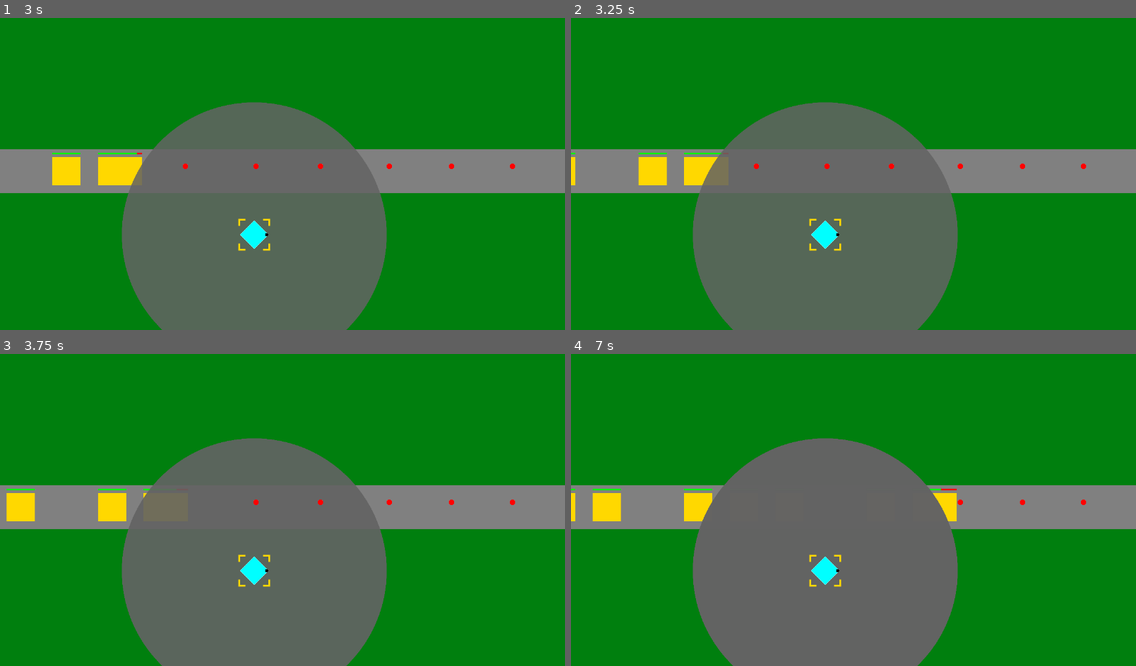
Above: before the commit, frames 1-4 (two rows, left to right).
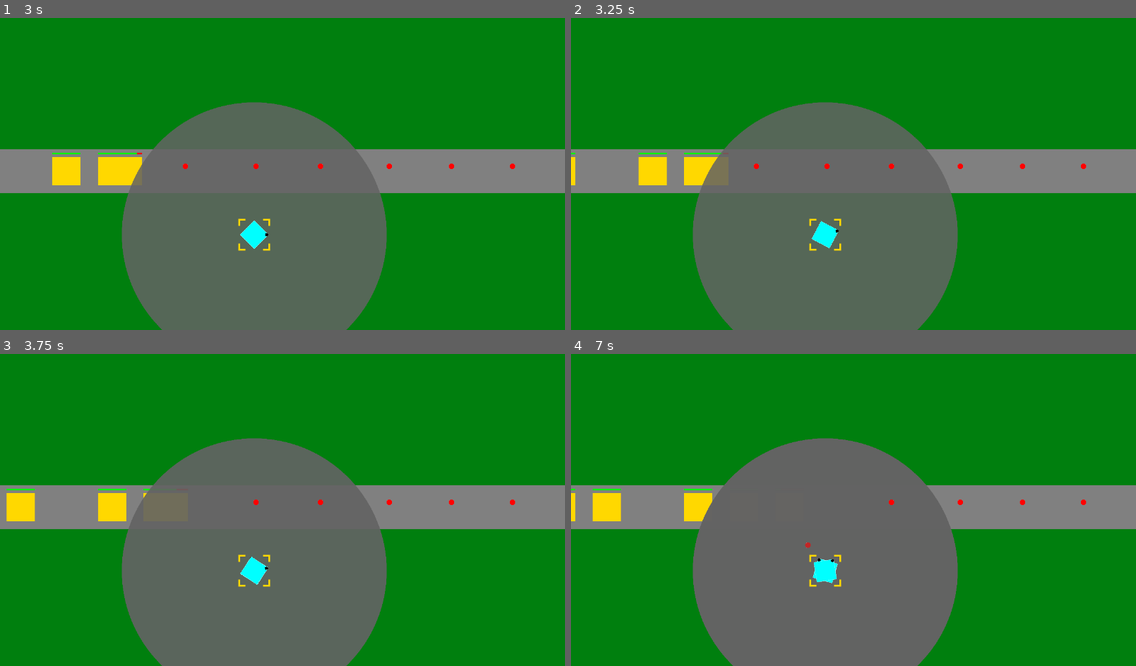
Above: after the commit, the same moments.

Repository: phrasmotica/godot-tower-defence
Game: Godot game, scene res://scenes/game.tscn
The game is run twice, just before and just after one commit, with the same random seed, the same clock (stepped at 60 frames per second) and the same inputs.
Inputs (mouse positions are in pixels of both pictures, inside the frame that each line leads up to):
- Up to frame 1 (3 s): tap Enter (ui_accept) at 0.5, 0.77, 1.52 s; move the mouse to (254, 233) at 0.52 s; tap 1 (tower_1) every 0.75 s from 0.6 to 2.85 s; click (254, 233) at 0.67 s; click (254, 233) at 1.42 s; click (254, 233) at 2.17 s; click (254, 233) at 2.92 s
- Up to frame 2 (3.25 s): tap Enter (ui_accept) at 3.02 s
- Up to frame 3 (3.75 s): tap 1 (tower_1) at 3.6 s; click (254, 569) at 3.67 s
- Up to frame 4 (7 s): tap Enter (ui_accept) at 3.77, 4.52, 6.02, 6.77 s; tap 1 (tower_1) every 0.75 s from 4.35 to 6.6 s; click (825, 569) at 4.42 s; click (825, 569) at 5.17 s; click (825, 569) at 5.92 s; click (825, 569) at 6.67 s

Frame 1 is identical in both runs. In frame 2, less than 0.1% of the frame differs, in the area x 42-48%, y 64-74%; in frame 3, less than 0.1%; in frame 4, 0.4%, in the area x 41-69%, y 43-74%.
Error before the commit: Invalid access to property or key 'enemies' on a base object of type 'null instance'. (res://scripts/tower_level_manager.gd:24)

Commit message:
Fix issue with placed tower not being aware of the path node, i.e. the parent of all the enemies

Diff:
--- a/scripts/tower.gd
+++ b/scripts/tower.gd
@@ -2,12 +2,12 @@
 
 enum TowerMode { PLACING, FIRING }
 
-@onready var path: Path = %PathWaypoints
 
 @onready var range_node = $Range
 @onready var selection_node = $Selection
 @onready var levels_node = $Levels
 
+var path: Path
 var tower_mode = TowerMode.PLACING
 var is_selected = false
 
@@ -29,7 +29,7 @@
 		if Input.is_action_just_pressed("ui_text_delete"):
 			sell()
 
-		levels_node.scan(delta)
+		scan(delta)
 
 func is_placing():
 	return tower_mode == TowerMode.PLACING
@@ -38,10 +38,30 @@
 	tower_mode = TowerMode.PLACING
 
 func set_firing():
-	# TODO: self.path is null here. We need a better way of passing it down,
-	# or perhaps this isn't the approach we should take at all...
-	levels_node.path = self.path
 	tower_mode = TowerMode.FIRING
+
+func scan(delta):
+	var near_enemy = get_near_enemy()
+	if near_enemy:
+		levels_node.point_towards_enemy(near_enemy, delta)
+
+func get_near_enemy():
+	var enemies = path.enemies
+	if enemies.size() <= 0:
+		return null
+
+	if enemies[0] == null or enemies[0].is_queued_for_deletion():
+		return null
+
+	var distance_to_enemy = global_position.distance_to(enemies[0].global_position)
+	if distance_to_enemy > get_range_px():
+		return null
+
+	return enemies[0]
+
+func get_range_px():
+	# 1 range => 100px
+	return levels_node.get_current_level().stats.range * 100
 
 func select():
 	selection_node.show()
--- a/scripts/tower_level_manager.gd
+++ b/scripts/tower_level_manager.gd
@@ -1,13 +1,6 @@
 extends Node2D
 
-var path: Path
-
 @onready var firing_line: RayCast2D = $FiringLine
-
-func scan(delta):
-	var near_enemy = get_near_enemy()
-	if near_enemy:
-		point_towards_enemy(near_enemy, delta)
 
 func should_shoot():
 	return firing_line.is_colliding()
@@ -15,24 +8,6 @@
 func get_current_level() -> TowerLevel:
 	# firing line is child index 0, so skip it
 	return get_child(1)
-
-func get_range_px():
-	# 1 range => 100px
-	return get_current_level().stats.range * 100
-
-func get_near_enemy():
-	var enemies = path.enemies
-	if enemies.size() <= 0:
-		return null
-
-	if enemies[0] == null or enemies[0].is_queued_for_deletion():
-		return null
-
-	var distance_to_enemy = global_position.distance_to(enemies[0].global_position)
-	if distance_to_enemy > get_range_px():
-		return null
-
-	return enemies[0]
 
 func point_towards_enemy(enemy: Enemy, delta: float):
 	var rotate_speed = get_current_level().stats.rotate_speed
--- a/scripts/tower_manager.gd
+++ b/scripts/tower_manager.gd
@@ -10,6 +10,7 @@
 	if Input.is_action_just_pressed("tower_1"):
 		new_tower = tower_1.instantiate()
 
+		new_tower.path = path
 		new_tower.set_placing()
 		new_tower.on_placed.connect(_on_new_tower_placed)
 
